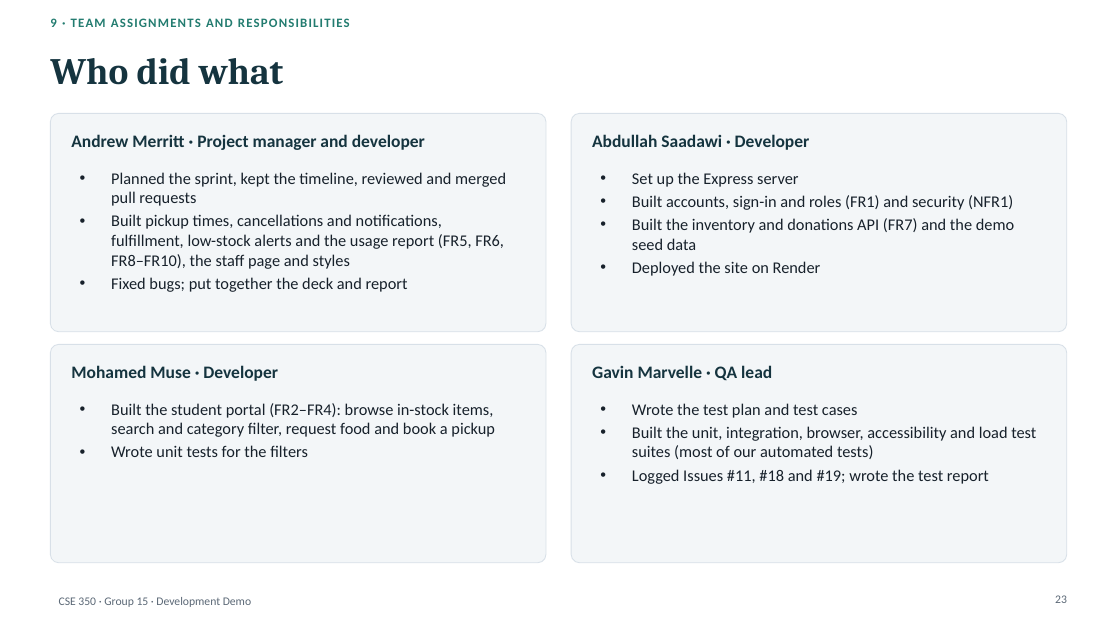
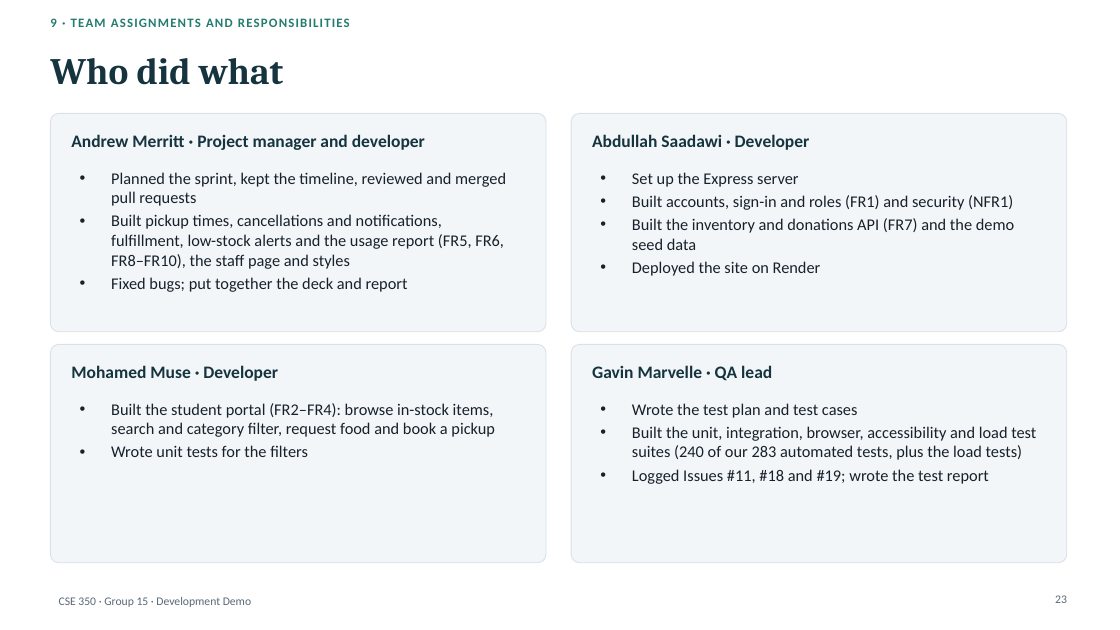
Before and after one commit to a0merr/University-Food-Pantry-CSE-350-, a slide deck: slide 23 of docs/presentation/CSE350_Demo_Deck_DRAFT.pptx. Drawn at 1120x630 pixels with LibreOffice and Linux fonts; fonts in the diff are those of the drawing. Boxes give left, top, right and bottom in pixels: in the first picture for what was removed or moved away, otherwise in the second. Text is boxed around its words. In the diff, an @@ line names an element or a change of style, - is before the commit and + after.

```diff
--- a/docs/presentation/CSE350_Demo_Deck_DRAFT.pptx
+++ b/docs/presentation/CSE350_Demo_Deck_DRAFT.pptx
@@ text at [632,426,1036,460]: text changed @@
-• Built the unit, integration, browser, accessibility and load test suites (most of our automated tests)
+• Built the unit, integration, browser, accessibility and load test suites (240 of our 283 automated tests, plus the load tests)
```
Also in this commit, not shown: 2 other files.
